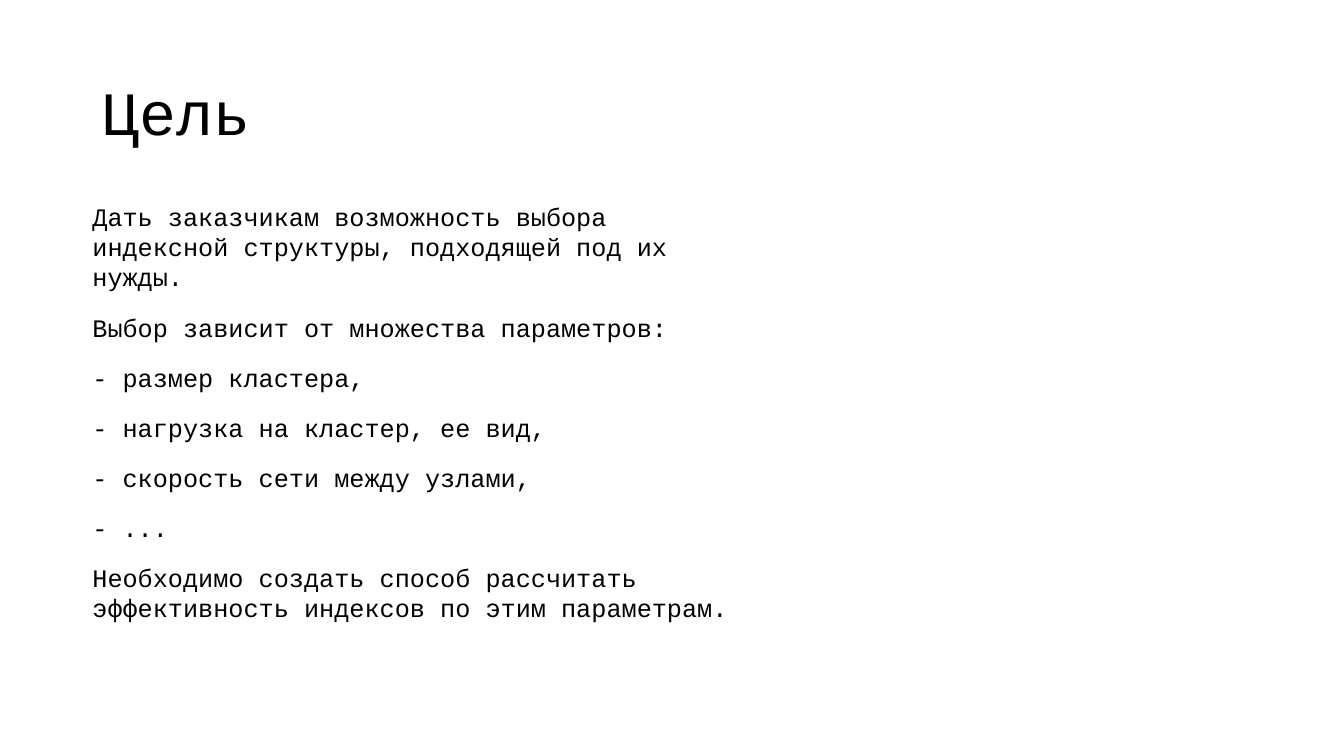
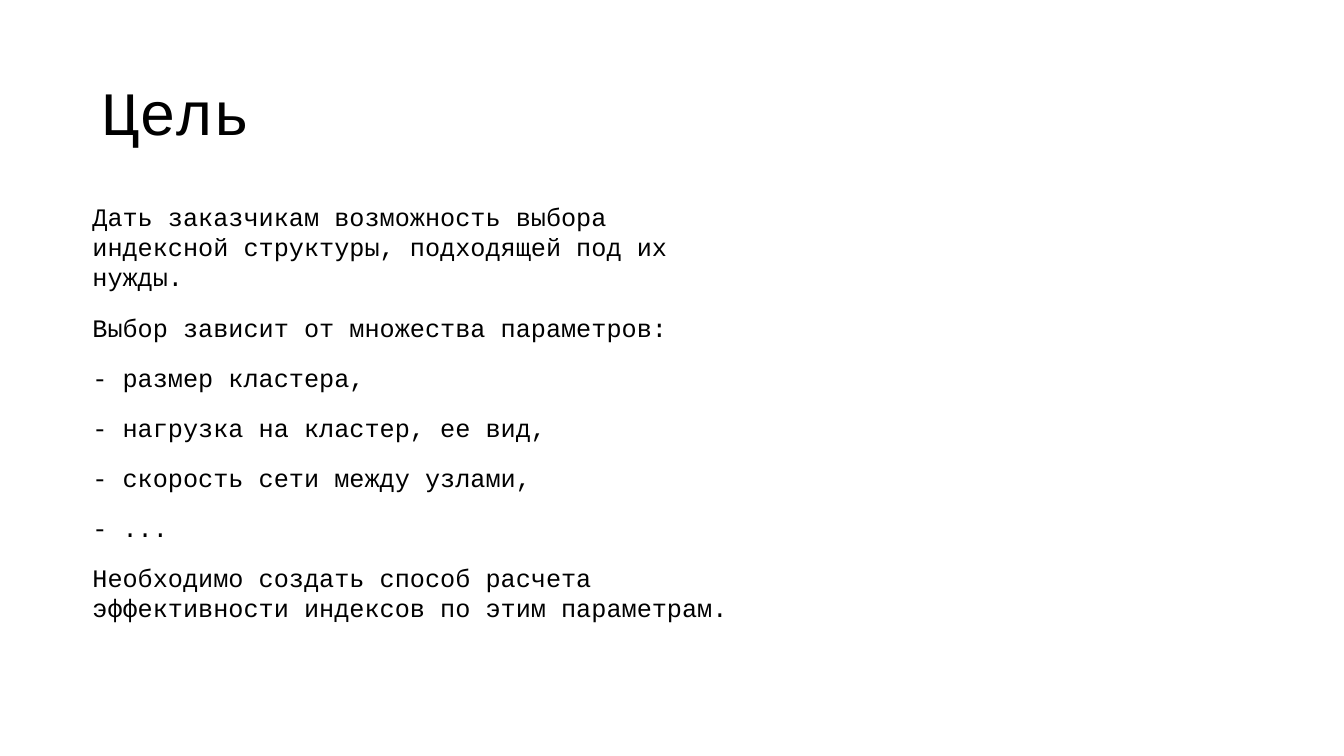
Before and after one commit to vitosotdihaet/pind, a slide deck: slide 6 of presentation.odp. Drawn at 1344x756 pixels with LibreOffice and Linux fonts; fonts in the diff are those of the drawing. Boxes give left, top, right and bottom in pixels: in the first picture for what was removed or moved away, otherwise in the second. Text is boxed around its words. In the diff, an @@ line names an element or a change of style, - is before the commit and + after.

Commit message:
presentation: update

```diff
--- a/presentation.odp
+++ b/presentation.odp
@@ text at (92, 568, 727, 623): text changed @@
-Необходимо создать способ рассчитать эффективность индексов по этим параметрам.
+Необходимо создать способ расчета эффективности индексов по этим параметрам.
```
Also in this commit, not shown: 5 other slides changed.
